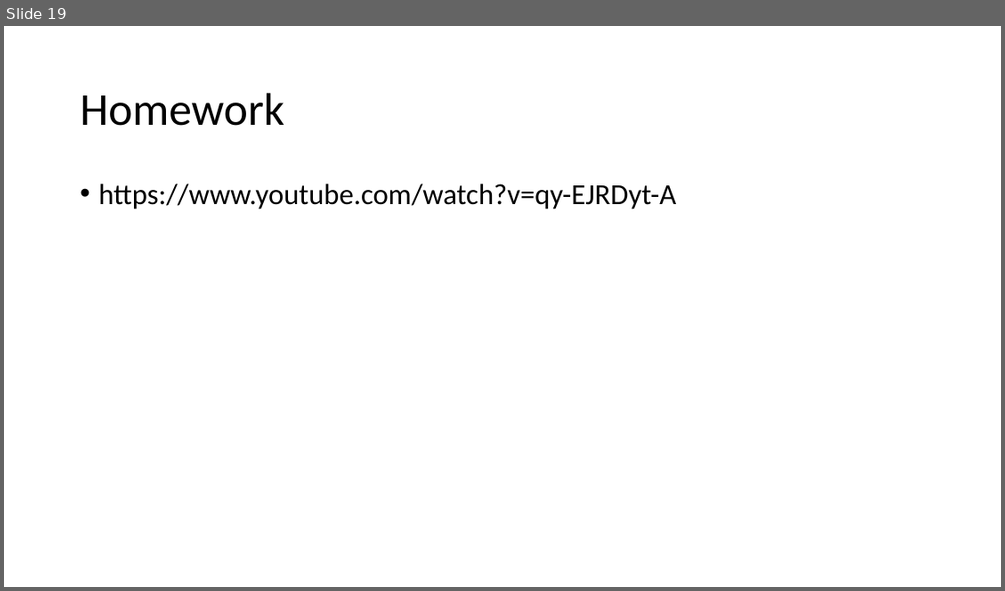
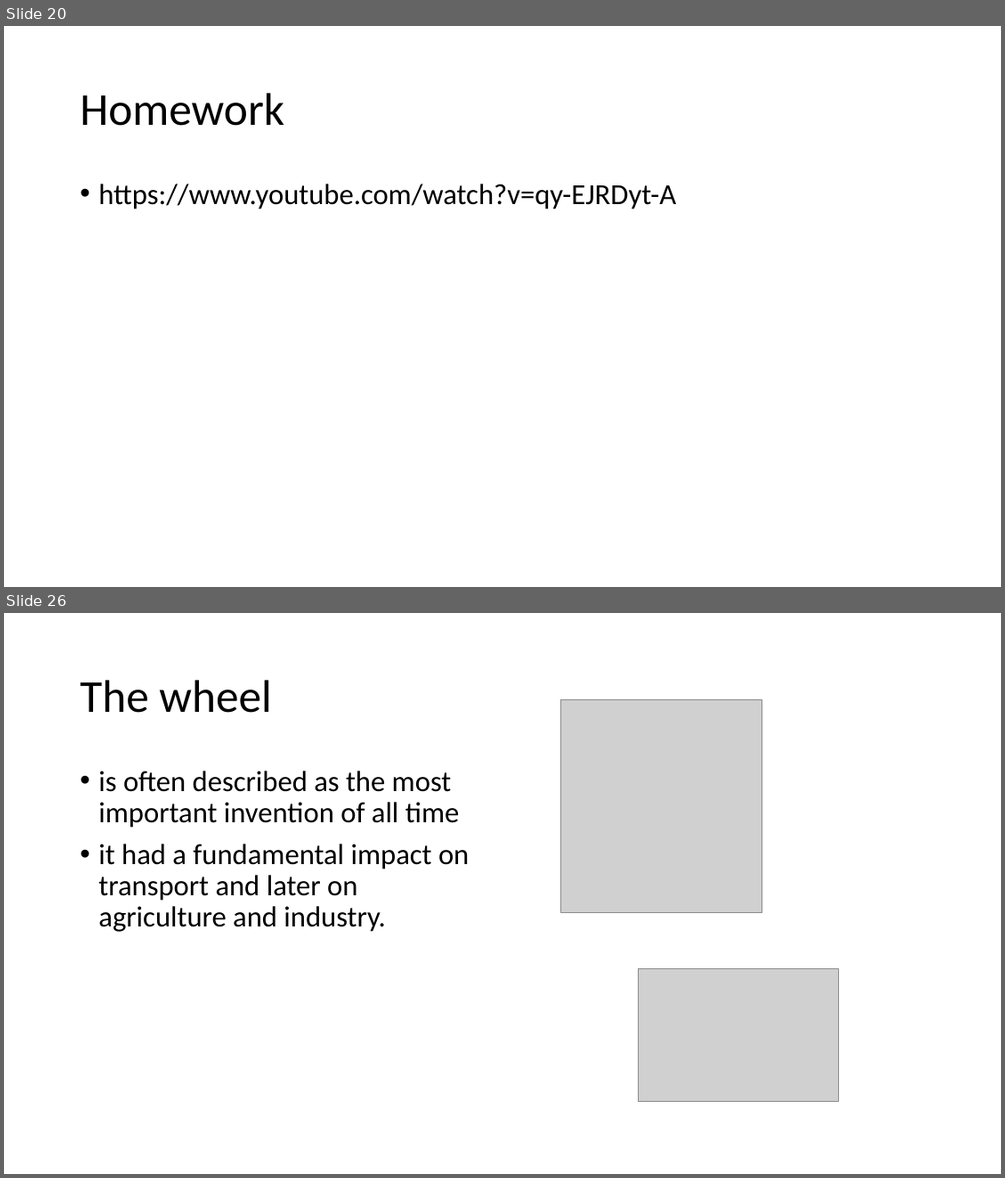
Before and after one commit to acsabai/acsabai.github.io, a slide deck: classes/Physics9ab/downloads/friction.pptx. Shown one above the other, each under a label of ours: slide 19 before the commit, slides 20 and 26 after it; the slides between them are not shown. The pictures are 1005x591 and 1005x1178 pixels, drawn with LibreOffice and Linux fonts; fonts in the diff are those of the drawing; grey boxes stand for pictures. Boxes give left, top, right and bottom in pixels: in the first picture for what was removed or moved away, otherwise in the second. Text is boxed around its words. In the diff, an @@ line names an element or a change of style, - is before the commit and + after.

```diff
--- a/classes/Physics9ab/downloads/friction.pptx
+++ b/classes/Physics9ab/downloads/friction.pptx
@@ slide 26 added at <box>4,613,1001,1174</box>, background #FFFFFF @@
@@ title added at <box>80,680,271,713</box>, 44 pt, text #000000 @@
+The wheel
@@ picture added at <box>560,699,762,912</box> @@
@@ text added at <box>98,771,469,932</box>, 28 pt, text #000000 @@
+• is often described as the most important invention of all time
+• it had a fundamental impact on transport and later on agriculture and industry.
@@ picture added at <box>638,968,839,1102</box> @@
@@ what was slide 19 is now slide 20 @@
```
Also in this commit, not shown: 2 slides changed, 6 other slides added.
